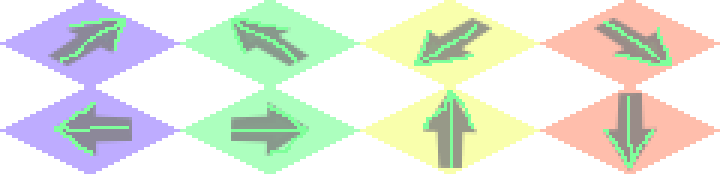
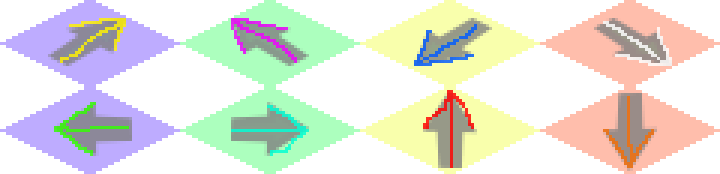
Revision of a layered 720 × 174 image; what changed, layer by layer:
"Capa 2": opacity 100% → 82%, moved it out of group "Grupo 1", painted on it over [left=54, top=18, right=672, bottom=168]
